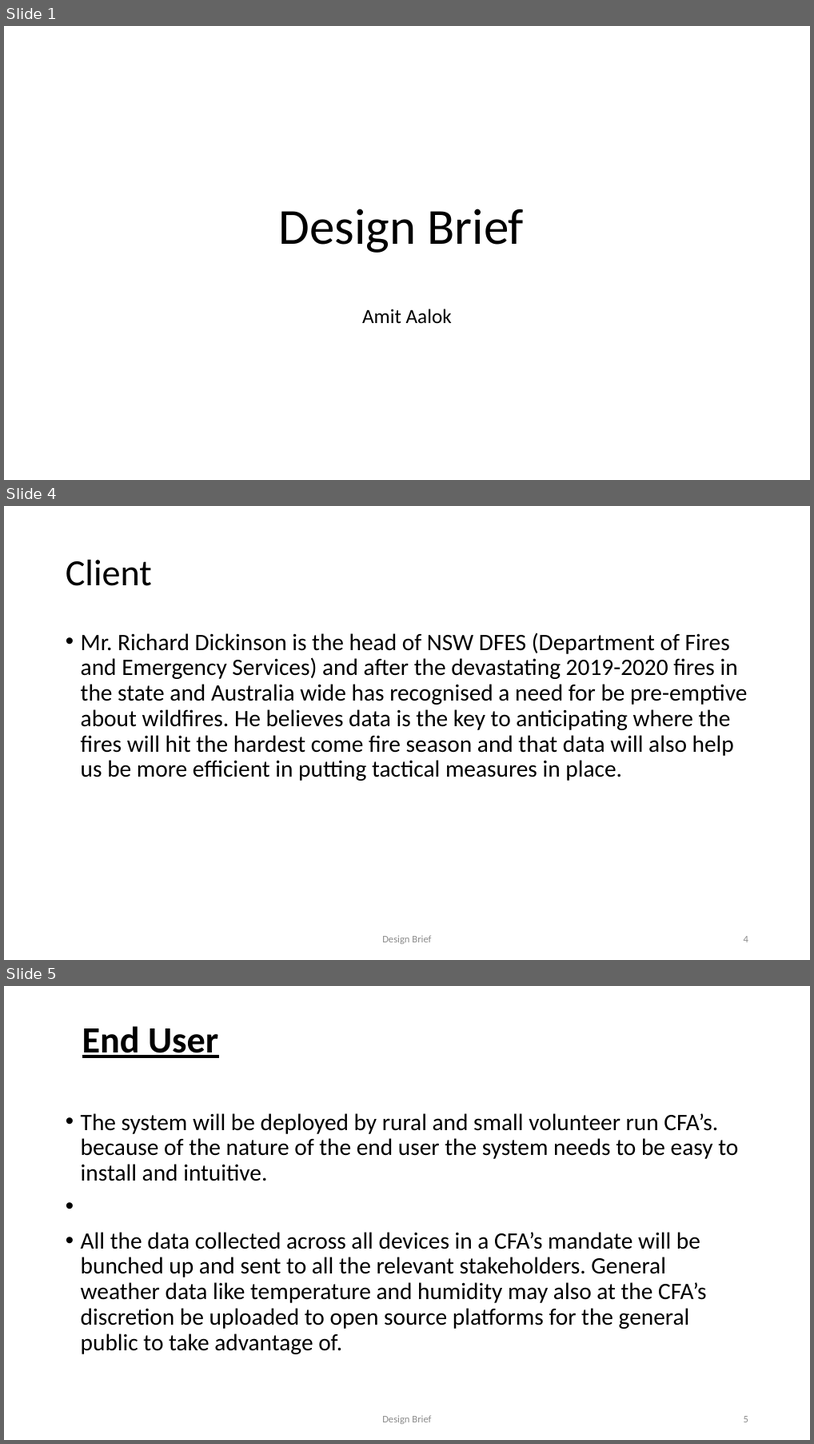
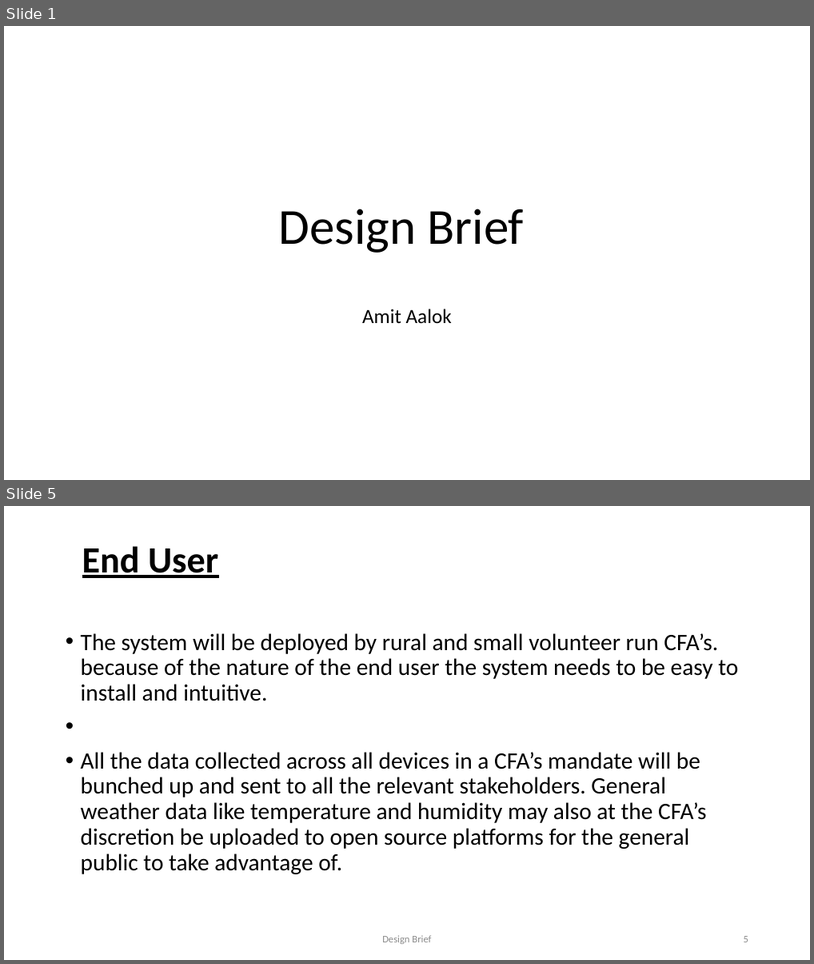
Before and after one commit to Karna-A/Sys-Engineering, a slide deck: Folio/Design Brief RFID FINAL.pptx. Shown one above the other, each under a label of ours: slides 1, 4 and 5 before the commit, slides 1 and 5 after it; the slides between them are not shown. The pictures are 814x1444 and 814x964 pixels, drawn with LibreOffice and Linux fonts; fonts in the diff are those of the drawing. Boxes give left, top, right and bottom in pixels: in the first picture for what was removed or moved away, otherwise in the second. Text is boxed around its words. In the diff, an @@ line names an element or a change of style, - is before the commit and + after.

```diff
--- a/Folio/Design Brief RFID FINAL.pptx
+++ b/Folio/Design Brief RFID FINAL.pptx
@@ slide 4 removed at (4, 506, 810, 960), background #FFFFFF @@
@@ title removed at (66, 560, 152, 586) @@
-Client
@@ text removed at (81, 632, 747, 780) @@
-• Mr. Richard Dickinson is the head of NSW DFES (Department of Fires and Emergency Services) and after the devastating 2019-2020 fires in the state and Australia wide has recognised a need for be pre-emptive about wildfires. He believes data is the key to anticipating where the fires will hit the hardest come fire season and that data will also help us be more efficient in putting tactical measures in place.
@@ text removed at (382, 935, 431, 944) @@
-Design Brief
@@ page number removed at (744, 936, 749, 942) @@
-4
```
Also in this commit, not shown: 2 slides changed, 1 slide added.
